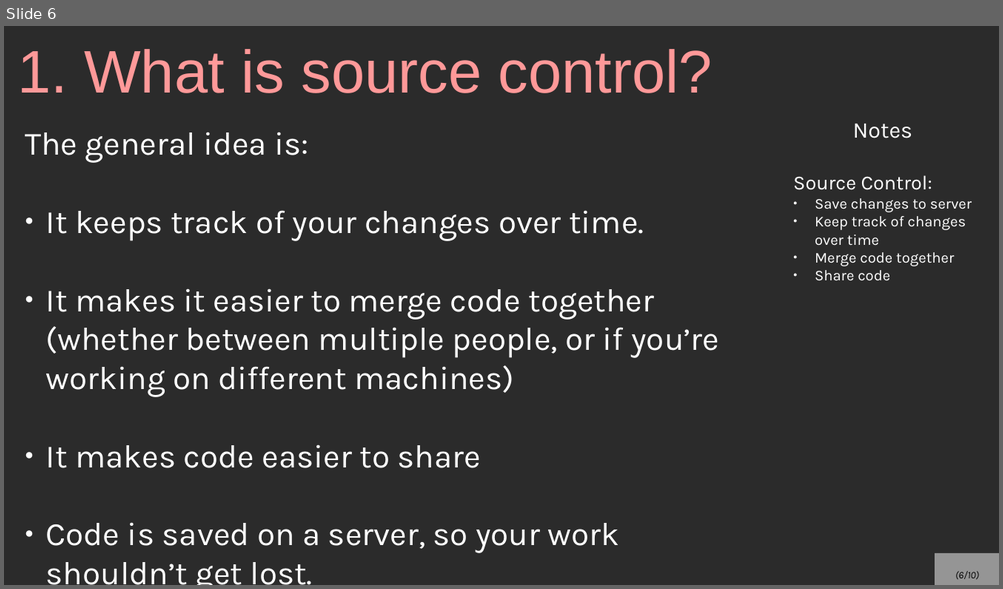
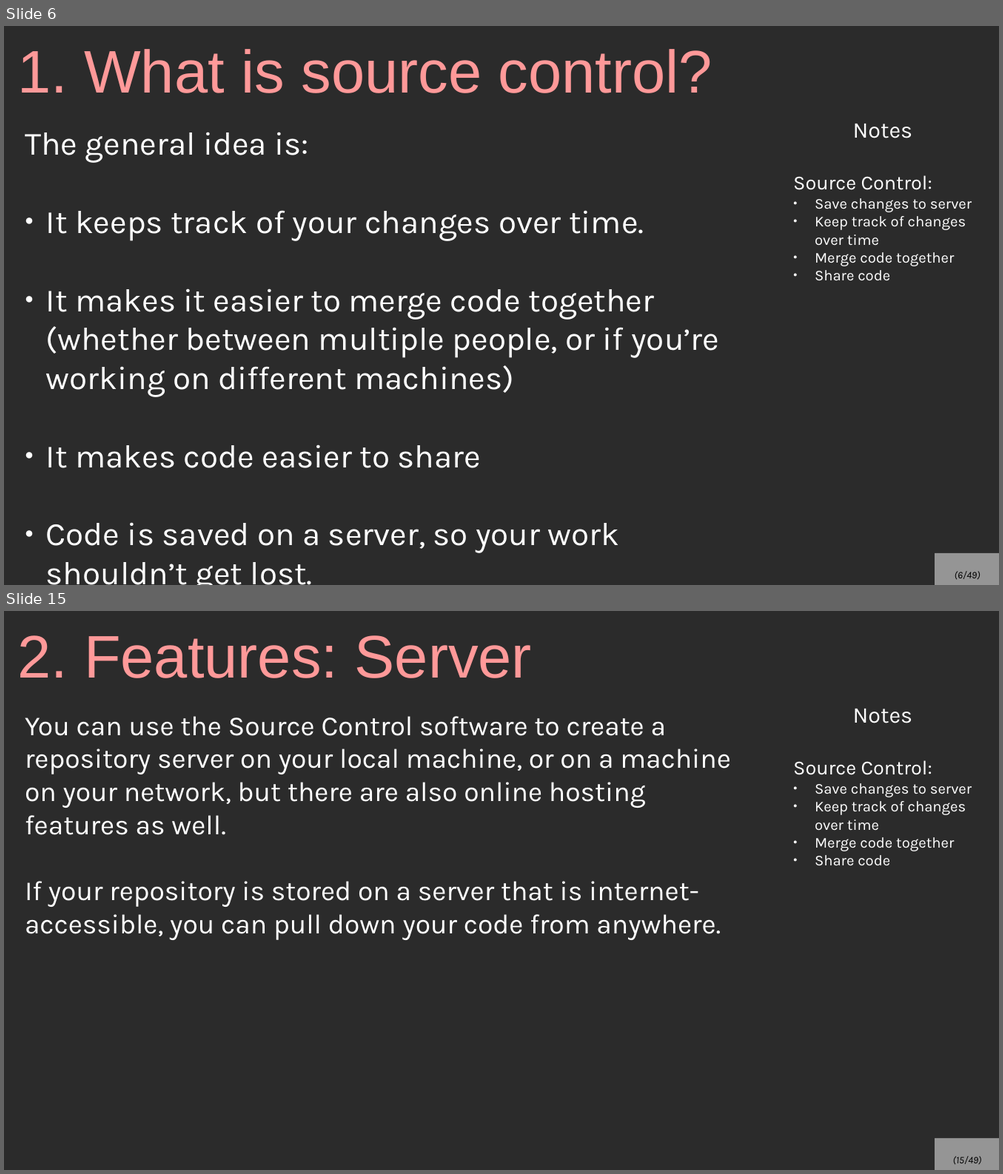
Before and after one commit to mariamhabib/CS250-Data-Structures, a slide deck: Lectures/Slides/Git and Source Control.odp. Shown one above the other, each under a label of ours: slide 6 before the commit, slides 6 and 15 after it; the slides between them are not shown. The pictures are 1003x589 and 1003x1174 pixels, drawn with LibreOffice and Linux fonts; fonts in the diff are those of the drawing; background and template pictures are left out; a plain dark background stands for a picture behind light text. Boxes give left, top, right and bottom in pixels: in the first picture for what was removed or moved away, otherwise in the second. Text is boxed around its words. In the diff, an @@ line names an element or a change of style, - is before the commit and + after.

Commit message:
Source Control repository

```diff
--- a/Lectures/Slides/Git and Source Control.odp
+++ b/Lectures/Slides/Git and Source Control.odp
@@ slide 15 added at (x1=4, y1=611, x2=999, y2=1170), background picture (left out) @@
@@ title added at (x1=17, y1=635, x2=532, y2=678), 48 pt, text #FF9999 @@
+2. Features: Server
@@ text added at (x1=25, y1=716, x2=731, y2=940), 22 pt, text #FFFFFF @@
+You can use the Source Control software to create a repository server on your local machine, or on a machine on your network, but there are also online hosting features as well.
+If your repository is stored on a server that is internet-accessible, you can pull down your code from anywhere.
@@ text added at (x1=793, y1=709, x2=971, y2=866), 12 pt, text #FFFFFF @@
+Notes
+Source Control:
+● Save changes to server
+● Keep track of changes over time
+● Merge code together
+● Share code
@@ page number added at (x1=934, y1=1139, x2=999, y2=1170), fill #FFFFFF at 50% opacity, 8 pt, text #000000, italic @@
+(15/49)
@@ page number at (x1=954, y1=571, x2=980, y2=580): text changed @@
-(6/10)
+(6/49)
```
Also in this commit, not shown: 3 slides changed, 41 other slides added, 3 slides removed, 1 other file.
